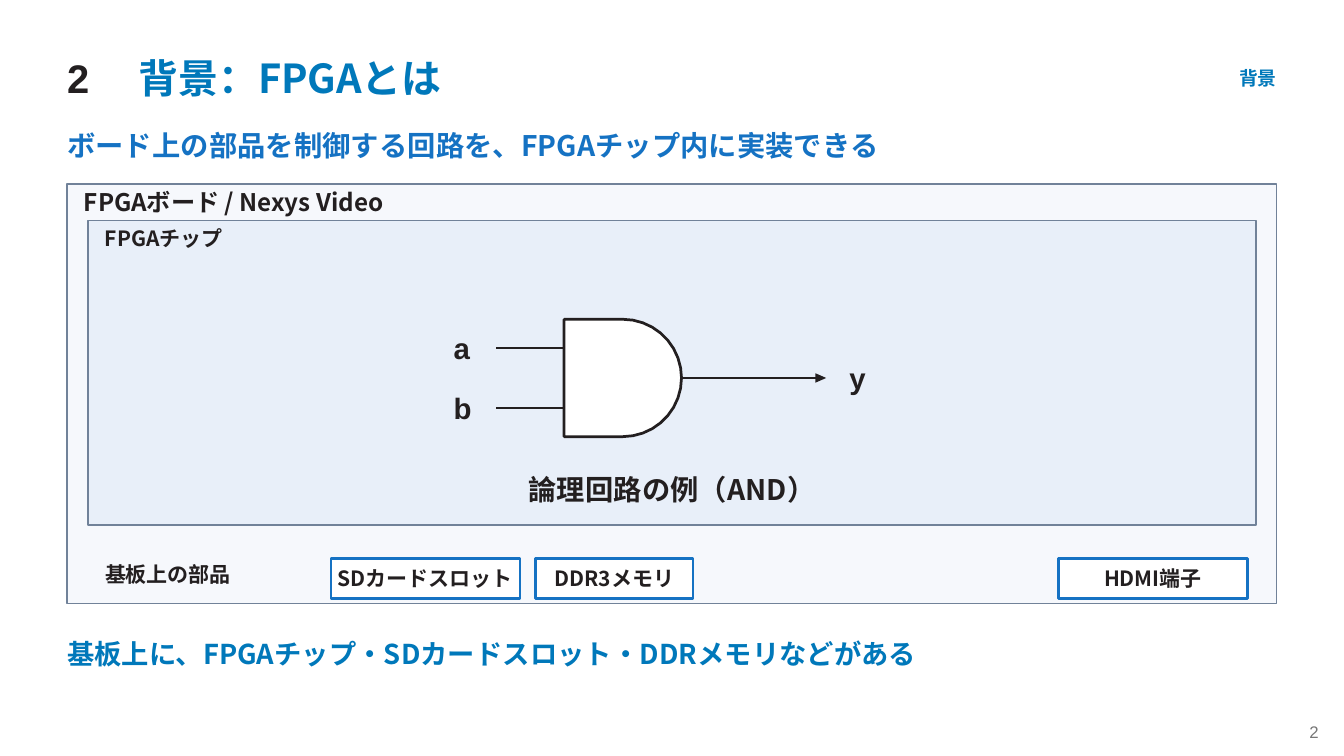
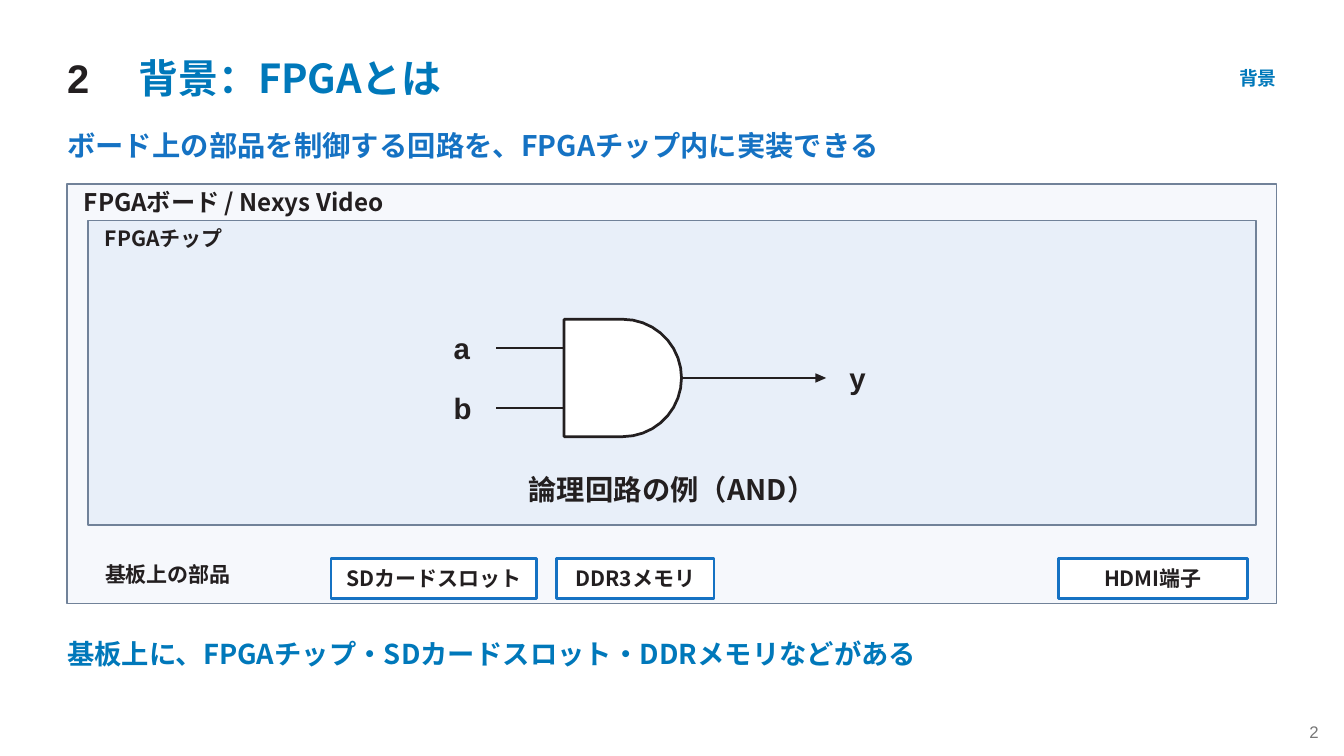
Before and after one commit to SoshiroFujimori/wally-game-console-research, a slide deck: slide 2 of docs/presentation/中間発表_主要事項.pptx. Drawn at 1344x756 pixels with LibreOffice and Linux fonts; fonts in the diff are those of the drawing. Boxes give left, top, right and bottom in pixels: in the first picture for what was removed or moved away, otherwise in the second. Text is boxed around its words. In the diff, an @@ line names an element or a change of style, - is before the commit and + after.

```diff
--- a/docs/presentation/中間発表_主要事項.pptx
+++ b/docs/presentation/中間発表_主要事項.pptx
@@ rectangle: place and size @@
-rectangle at [331, 559, 520, 599]
+rectangle at [331, 559, 536, 599]
@@ text "SDカードスロット": place and size @@
-text "SDカードスロット" at [338, 569, 513, 588]
+text "SDカードスロット" at [346, 569, 521, 588]
@@ rectangle: place and size @@
-rectangle at [535, 559, 693, 599]
+rectangle at [557, 559, 714, 599]
@@ text "DDR3メモリ": place and size @@
-text "DDR3メモリ" at [554, 569, 674, 587]
+text "DDR3メモリ" at [575, 569, 695, 587]
```
Also in this commit, not shown: 20 other slides changed, 31 other files.
